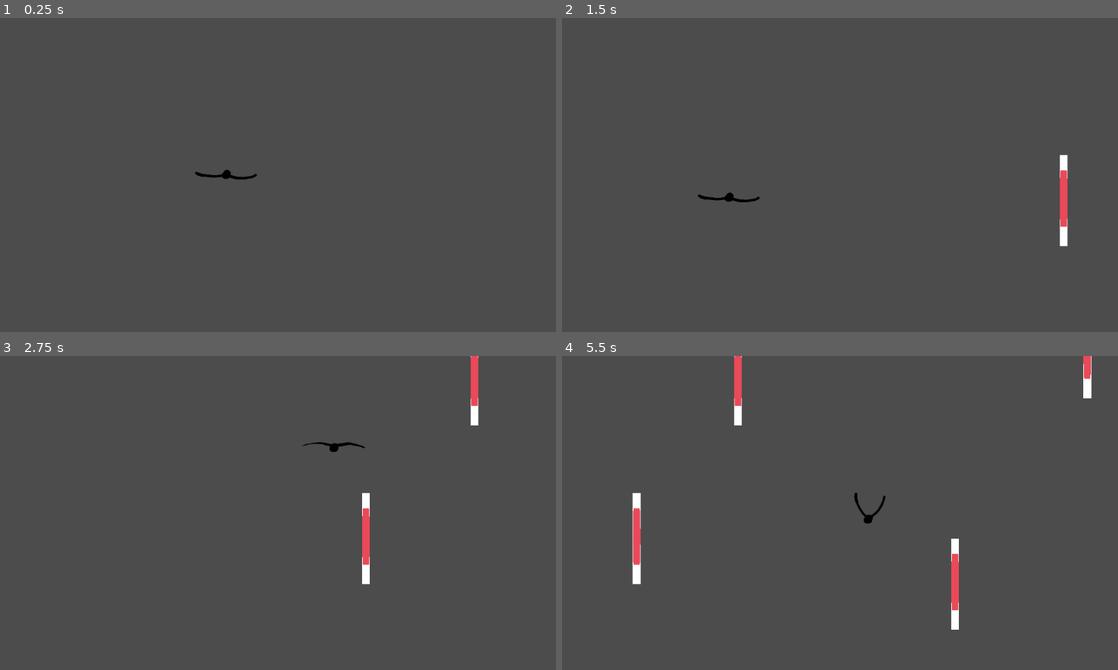
Above: before the commit, frames 1-4 (two rows, left to right).
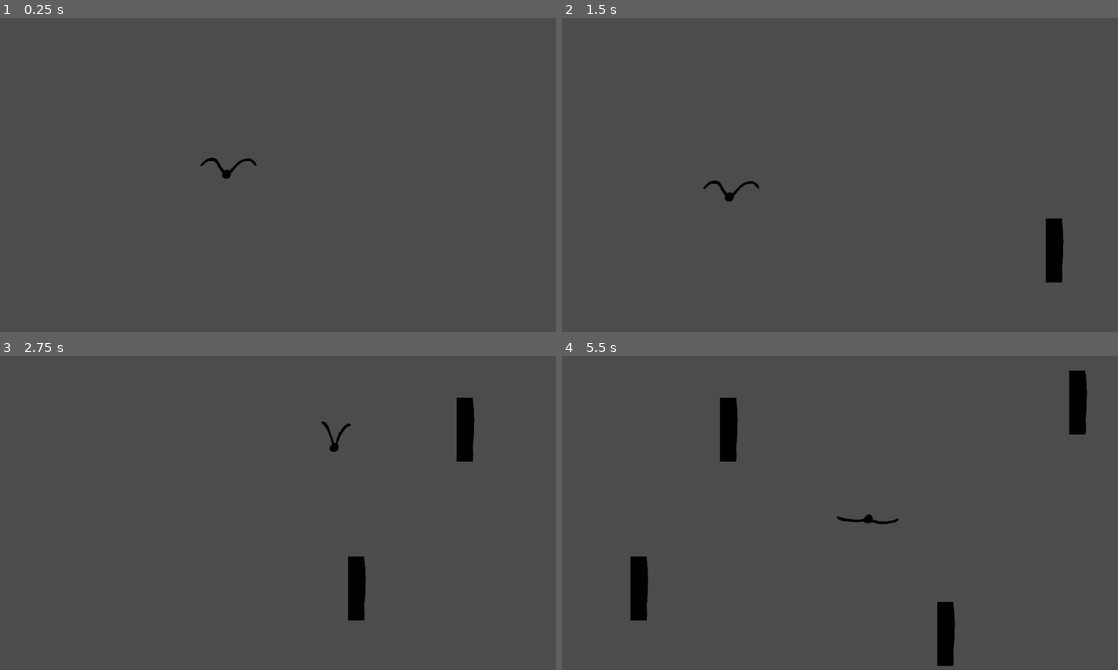
Above: after the commit, the same moments.

Repository: Coursaux/String-game
Game: Godot game, scene res://Main.tscn
Two runs of this game, one before a commit and one after it. Both use one fixed random seed, a clock stepped at 60 frames per second and the inputs below.
Inputs (mouse positions are in pixels of both pictures, inside the frame that each line leads up to):
- Up to frame 1 (0.25 s): no input
- Up to frame 2 (1.5 s): move the mouse to (962, 165) at 0.52 s; move the mouse to (728, 196) at 1.27 s
- Up to frame 3 (2.75 s): move the mouse to (333, 447) at 2.02 s
- Up to frame 4 (5.5 s): move the mouse to (812, 582) at 2.77 s; move the mouse to (1006, 566) at 3.52 s; move the mouse to (673, 469) at 4.27 s; move the mouse to (867, 519) at 5.02 s

The runs differ from the first frame. In frame 1, 0.2% of the frame differs, in the area x 35-47%, y 44-52%; in frame 2, 1.2%; in frame 3, 2.0%; in frame 4, 3.8%, in the area x 12-96%, y 0-99%.

Commit message:
fixed stuff

Diff:
--- a/String/Character.tscn
+++ b/String/Character.tscn
@@ -42,7 +42,7 @@
 scale = Vector2( 0.284444, 0.284444 )
 frames = SubResource( 1 )
 animation = "default"
-frame = 3
+frame = 5
 playing = true
 _sections_unfolded = [ "Transform" ]
 
--- a/String/Wall.tscn
+++ b/String/Wall.tscn
@@ -1,31 +1,35 @@
 [gd_scene load_steps=4 format=2]
 
 [ext_resource path="res://Wall.gd" type="Script" id=1]
-[ext_resource path="res://9qkvh.jpg" type="Texture" id=2]
+[ext_resource path="res://Sprites/Wall.png" type="Texture" id=2]
 
 [sub_resource type="RectangleShape2D" id=1]
 
 custom_solver_bias = 0.0
-extents = Vector2( 10, 64 )
+extents = Vector2( 15, 59.6597 )
 
 [node name="Wall" type="KinematicBody2D" index="0"]
 
-position = Vector2( 992, 576 )
+position = Vector2( 35, 35 )
 input_pickable = false
 collision_layer = 1
 collision_mask = 1
 collision/safe_margin = 0.08
 script = ExtResource( 1 )
+__meta__ = {
+"_edit_group_": true
+}
 
 [node name="Sprite" type="Sprite" parent="." index="0"]
 
-position = Vector2( 0, -64 )
-scale = Vector2( 0.00768228, 0.240803 )
+position = Vector2( 10.0001, 28 )
+scale = Vector2( 0.286667, 0.393333 )
 texture = ExtResource( 2 )
+_sections_unfolded = [ "Transform" ]
 
 [node name="CollisionShape2D" type="CollisionShape2D" parent="." index="1"]
 
-position = Vector2( 0, -64 )
+position = Vector2( -16.4999, 30.5 )
 shape = SubResource( 1 )
 
 [node name="Timer" type="Timer" parent="." index="2"]
Binary file removed: String/9qkvh.jpg
Binary file added: String/Sprites/Wall.png
Not shown, changed: String/Sprites/Wall.png.import
